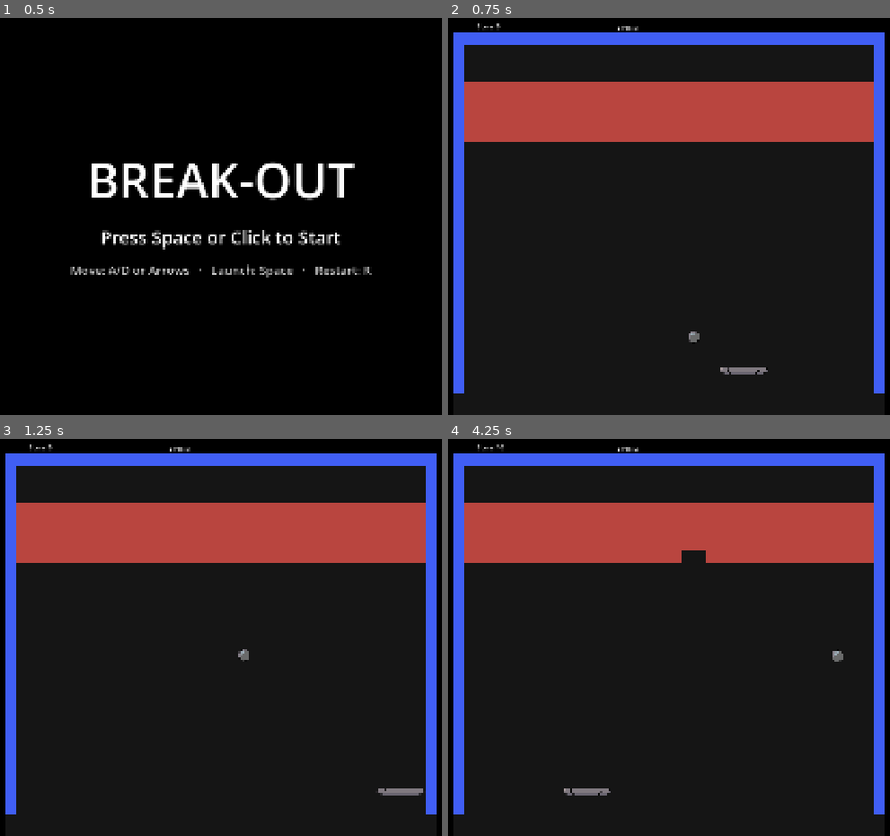
Above: before the commit, frames 1-4 (two rows, left to right).
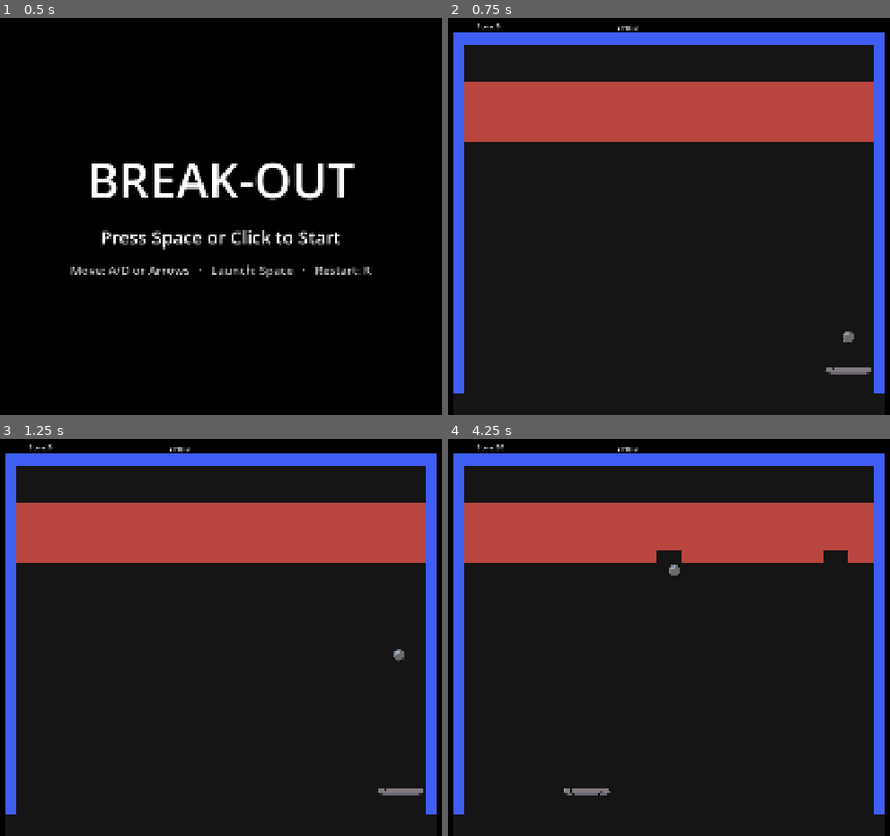
Above: after the commit, the same moments.

Repository: OptikCrash/break-out
Game: Godot game, scene res://TitleScreen.tscn
Same seed, same stepped clock (60 frames per second), same inputs: the game is played once before the commit and once after it.
Inputs (mouse positions are in pixels of both pictures, inside the frame that each line leads up to):
- Up to frame 1 (0.5 s): no input
- Up to frame 2 (0.75 s): tap Space (launch) at 0.5, 0.6 s; move the mouse to (828, 192) at 0.52 s; hold D (move_right) from 0.53 s (still down); click (828, 192) at 0.67 s
- Up to frame 3 (1.25 s): keep holding D (move_right); tap Enter (ui_accept) at 0.77 s
- Up to frame 4 (4.25 s): move the mouse to (523, 653) at 1.27 s; release D (move_right) at 1.28 s; hold A (move_left) 1.28-2.03 s; tap Space (launch) every 0.75 s from 1.35 to 3.6 s; click (523, 653) at 1.42 s; tap Enter (ui_accept) at 1.52, 3.02, 3.77 s; move the mouse to (739, 546) at 2.02 s; hold D (move_right) 2.03-3.53 s; click (739, 546) at 2.17 s; move the mouse to (633, 712) at 2.77 s; click (633, 712) at 2.92 s; move the mouse to (885, 693) at 3.52 s; hold A (move_left) from 3.53 s (still down); click (885, 693) at 3.67 s

Frame 1 is identical in both runs. In frame 2, 0.5% of the frame differs, in the area x 54-96%, y 78-90%; in frame 3, 0.1%; in frame 4, 0.7%, in the area x 10-91%, y 1-57%.

Commit message:
#26: Paddle follows the mouse, left click launches
The launch action gains a left mouse button event, so ball.gd is unchanged.
paddle.gd follows mouse motion until a move key is held (last input wins),
moving via move_and_slide so the walls stay the clamp. Adds
tests/paddle_mouse_test.gd and notes in AGENTS.md and README.

Co-Authored-By: Claude Opus 5.5 <noreply@anthropic.com>

Diff:
--- a/paddle.gd
+++ b/paddle.gd
@@ -2,9 +2,29 @@
 
 @export var speed : = 1000.0
 
-func _physics_process(_delta: float) -> void:
+# Whichever input moved the paddle last is in charge: a mouse move hands
+# control to the mouse, a held move key hands it back to the keyboard.
+var following_mouse := false
+var mouse_x := 0.0
+
+# _input rather than _unhandled_input: the play field's ColorRects are
+# Controls, and the GUI would mark mouse motion over them as handled.
+func _input(event: InputEvent) -> void:
+	if event is InputEventMouseMotion:
+		following_mouse = true
+		# Event positions are in viewport pixels; turn them into world space.
+		mouse_x = (get_canvas_transform().affine_inverse() * event.position).x
+
+func _physics_process(delta: float) -> void:
 	var direction := Input.get_axis("move_left", "move_right")
 	if direction:
+		following_mouse = false
+
+	if following_mouse:
+		# Exactly the speed that reaches the mouse this step. Moving through
+		# move_and_slide (not setting position) lets the walls stop the paddle.
+		velocity.x = (mouse_x - global_position.x) / delta
+	elif direction:
 		velocity.x = direction * speed
 	else:
 		velocity.x = move_toward(velocity.x, 0, speed)
--- a/project.godot
+++ b/project.godot
@@ -42,6 +42,7 @@
 launch={
 "deadzone": 0.2,
 "events": [Object(InputEventKey,"resource_local_to_scene":false,"resource_name":"","device":-1,"window_id":0,"alt_press …(191 unchanged characters)…
+, Object(InputEventMouseButton,"resource_local_to_scene":false,"resource_name":"","device":-1,"window_id":0,"alt_pressed":false,"shift_pressed":false,"ctrl_pressed":false,"meta_pressed":false,"button_mask":0,"position":Vector2(0, 0),"global_position":Vector2(0, 0),"factor":1.0,"button_index":1,"canceled":false,"pressed":false,"double_click":false,"script":null)
 ]
 }
 restart={
--- /dev/null
+++ b/tests/paddle_mouse_test.gd
@@ -0,0 +1,100 @@
+extends SceneTree
+
+# Walls are 32 wide inside a 1152-wide PlayArea placed at x = 384; the paddle
+# is 128 wide. So its centre can range from 384 + 32 + 64 to 384 + 1120 - 64.
+const LEFT_LIMIT := 480.0
+const RIGHT_LIMIT := 1440.0
+var failures := 0
+var paddle: Node2D
+var ball: Node2D
+
+func _initialize() -> void:
+	call_deferred("run")
+
+func run() -> void:
+	_check(_launch_has_left_click(), "The launch action must include a left mouse click")
+	change_scene_to_file("res://main.tscn")
+	await process_frame
+	await process_frame
+	paddle = current_scene.get_node("PlayArea/Paddle")
+	ball = current_scene.get_node("PlayArea/Ball")
+
+	# Headless windows start tiny; at 1920x1080 window and viewport pixels match.
+	root.size = Vector2i(1920, 1080)
+	await process_frame
+	await _move_mouse(700.0)
+	_check(absf(paddle.global_position.x - 700.0) < 1.0, "Paddle must follow the mouse")
+	await _move_mouse(1900.0)
+	_check(absf(paddle.global_position.x - RIGHT_LIMIT) < 1.0, "Right wall must stop the paddle")
+	await _move_mouse(0.0)
+	_check(absf(paddle.global_position.x - LEFT_LIMIT) < 1.0, "Left wall must stop the paddle")
+
+	await _move_mouse(900.0)
+	# Holding a move key takes over from the mouse, which has not moved since.
+	Input.parse_input_event(_key(KEY_D, true))
+	for i in 10:
+		await physics_frame
+	var after_key := paddle.global_position.x
+	_check(after_key > 950.0, "Keyboard must move the paddle away from a still mouse")
+	Input.parse_input_event(_key(KEY_D, false))
+	for i in 3:
+		await physics_frame
+	var settled := paddle.global_position.x
+	for i in 5:
+		await physics_frame
+	_check(absf(paddle.global_position.x - settled) < 0.01,
+		"Releasing the key must not snap the paddle back to the mouse")
+	await _move_mouse(800.0)
+	_check(absf(paddle.global_position.x - 800.0) < 1.0, "Moving the mouse again must take back control")
+
+	# In a 1280x720 window the canvas is scaled down; the window's centre is
+	# still the middle of the 1920-wide game.
+	root.size = Vector2i(1280, 720)
+	await process_frame
+	await _move_mouse(640.0)
+	_check(absf(paddle.global_position.x - 960.0) < 1.0, "Paddle must follow the mouse in a resized window")
+	root.size = Vector2i(1920, 1080)
+	await process_frame
+
+	_check(not ball.launched, "Ball must wait on the paddle before a click")
+	Input.parse_input_event(_click(true))
+	await physics_frame
+	await physics_frame
+	_check(ball.launched, "A left click must launch the ball")
+	Input.parse_input_event(_click(false))
+	await physics_frame
+	quit(1 if failures else 0)
+
+func _launch_has_left_click() -> bool:
+	for event in InputMap.action_get_events("launch"):
+		if event is InputEventMouseButton and event.button_index == MOUSE_BUTTON_LEFT:
+			return true
+	return false
+
+func _move_mouse(x: float) -> void:
+	var event := InputEventMouseMotion.new()
+	event.position = Vector2(x, 540)
+	event.global_position = event.position
+	Input.parse_input_event(event)
+	for i in 3:
+		await physics_frame
+
+func _key(keycode: Key, pressed: bool) -> InputEventKey:
+	var event := InputEventKey.new()
+	event.keycode = keycode
+	event.physical_keycode = keycode
+	event.pressed = pressed
+	return event
+
+func _click(pressed: bool) -> InputEventMouseButton:
+	var event := InputEventMouseButton.new()
+	event.button_index = MOUSE_BUTTON_LEFT
+	event.position = Vector2(800, 540)
+	event.global_position = event.position
+	event.pressed = pressed
+	return event
+
+func _check(condition: bool, message: String) -> void:
+	if not condition:
+		printerr("FAIL: ", message)
+		failures += 1
Not shown, added: tests/paddle_mouse_test.gd.uid
Not shown, changed: AGENTS.md
Not shown, changed: PR_DESCRIPTION.md
